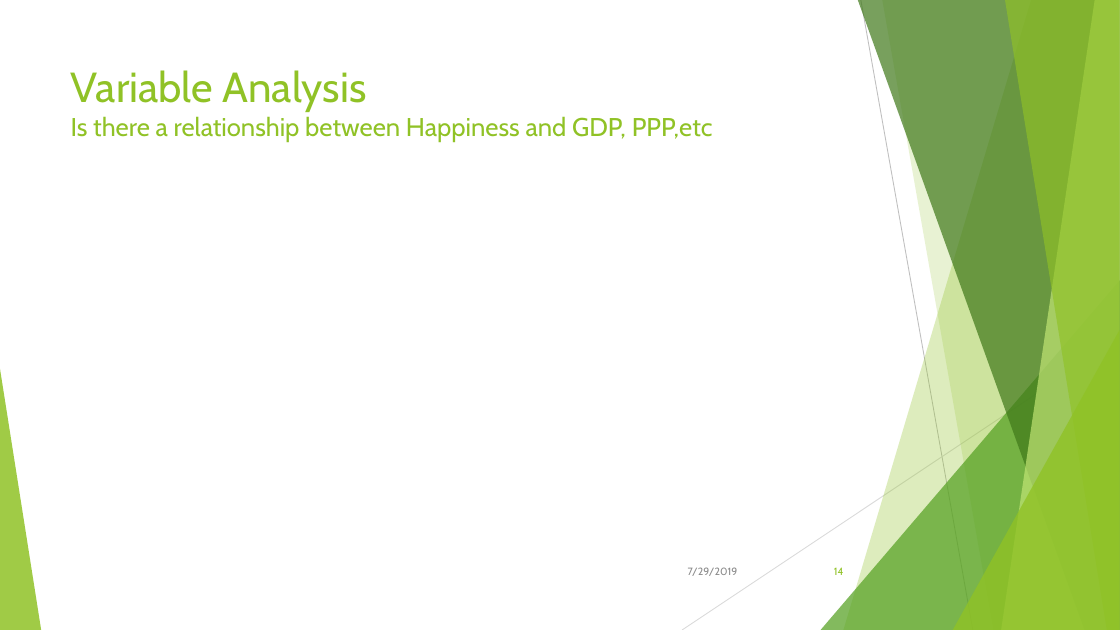
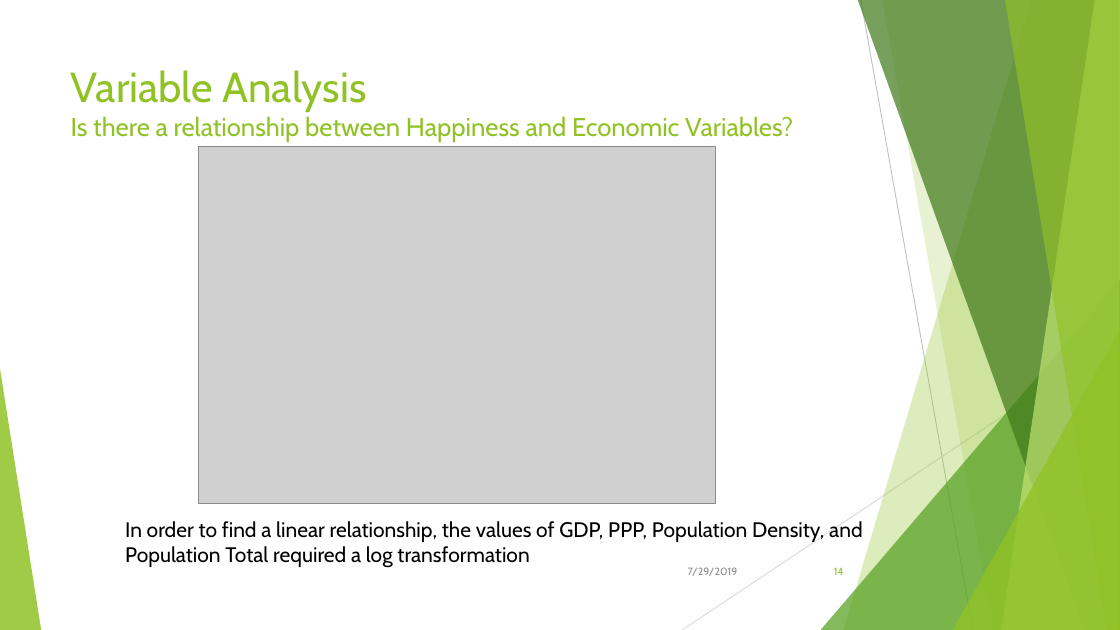
Before and after one commit to Kika000/Project-1, a slide deck: slide 14 of What Makes the World Happy.pptx. Drawn at 1120x630 pixels with LibreOffice and Linux fonts; fonts in the diff are those of the drawing; grey boxes stand for pictures. Boxes give left, top, right and bottom in pixels: in the first picture for what was removed or moved away, otherwise in the second. Text is boxed around its words. In the diff, an @@ line names an element or a change of style, - is before the commit and + after.

```diff
--- a/What Makes the World Happy.pptx
+++ b/What Makes the World Happy.pptx
@@ title at box(71, 70, 793, 141): text changed @@
-Variable Analysis
-Is there a relationship between Happiness and GDP, PPP,etc
+Variable Analysis
+Is there a relationship between Happiness and Economic Variables?
@@ picture added at box(199, 147, 716, 503) @@
@@ text added at box(125, 521, 862, 568), 18 pt, text #000000 @@
+In order to find a linear relationship, the values of GDP, PPP, Population Density, and Population Total required a log transformation
```
Also in this commit, not shown: 6 other slides changed, 2 slides added, 4 other files.
